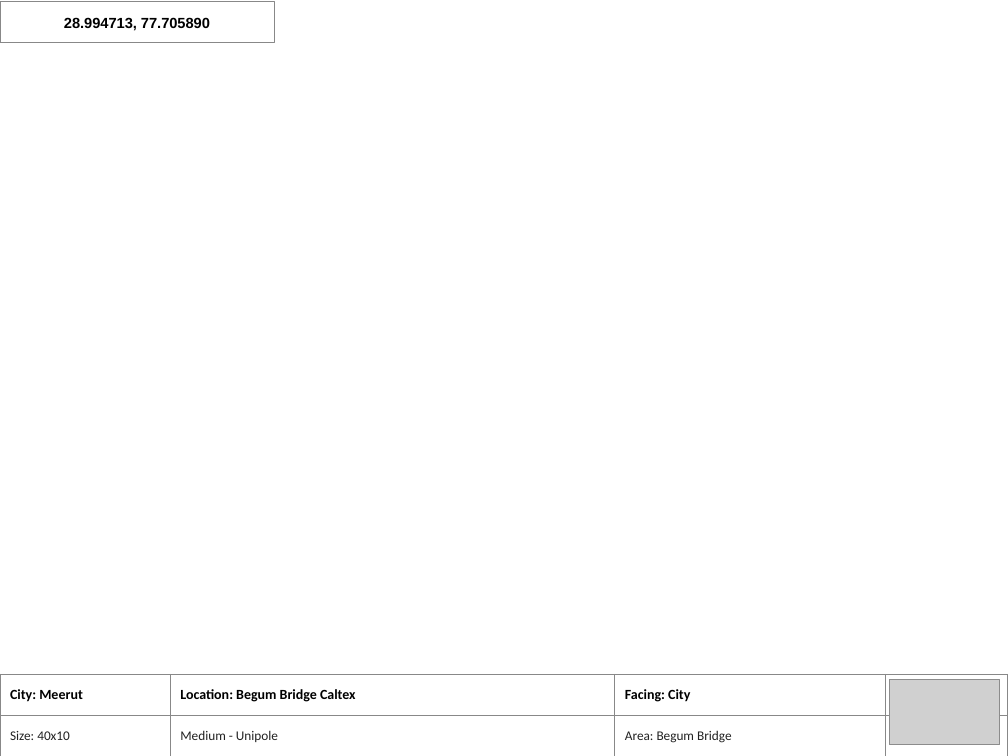
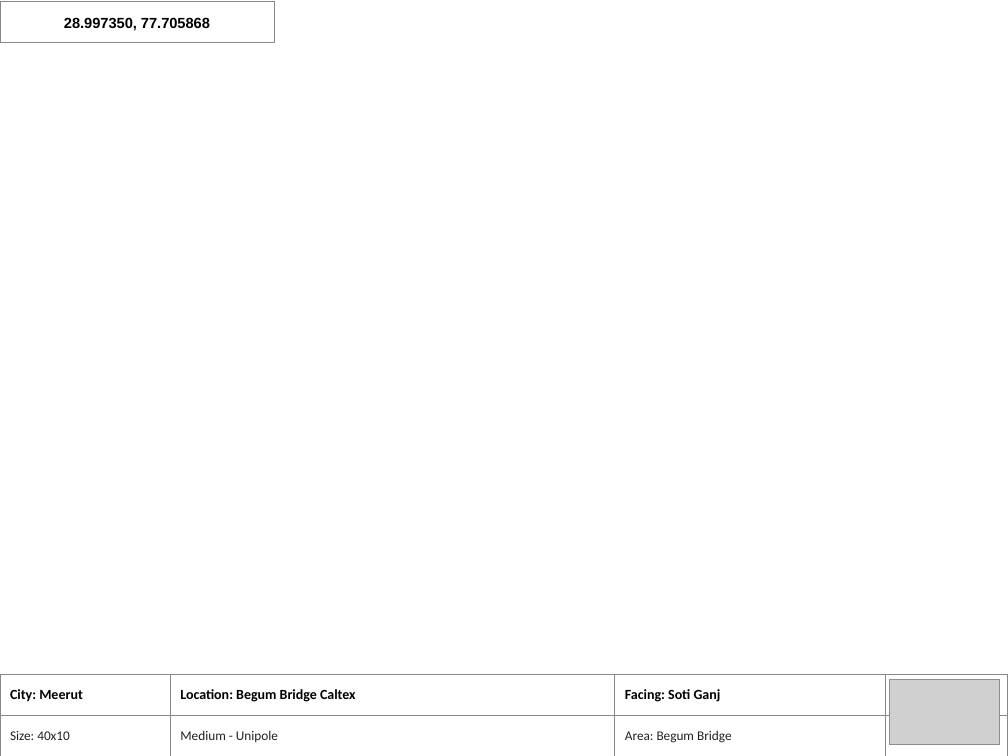
Before and after one commit to kamleshgupta905/Hoarding, a slide deck: slide 4 of test_sample_files/Sample_Campaign_Artworks.pptx. Drawn at 1008x756 pixels with LibreOffice and Linux fonts; fonts in the diff are those of the drawing; grey boxes stand for pictures; background and template pictures are left out. Boxes give left, top, right and bottom in pixels: in the first picture for what was removed or moved away, otherwise in the second. Text is boxed around its words. In the diff, an @@ line names an element or a change of style, - is before the commit and + after.

Commit message:
test: align sample files with exact live inventory facings and 4:3 master PPT layout

```diff
--- a/test_sample_files/Sample_Campaign_Artworks.pptx
+++ b/test_sample_files/Sample_Campaign_Artworks.pptx
@@ text in rectangle at (64,17,210,31): text changed @@
-28.994713, 77.705890
+28.997350, 77.705868
@@ table at (0,674,1008,756) @@
-row 1, column 3: Facing: City
+row 1, column 3: Facing: Soti Ganj
```
Also in this commit, not shown: 3 other slides changed, 2 other files.
